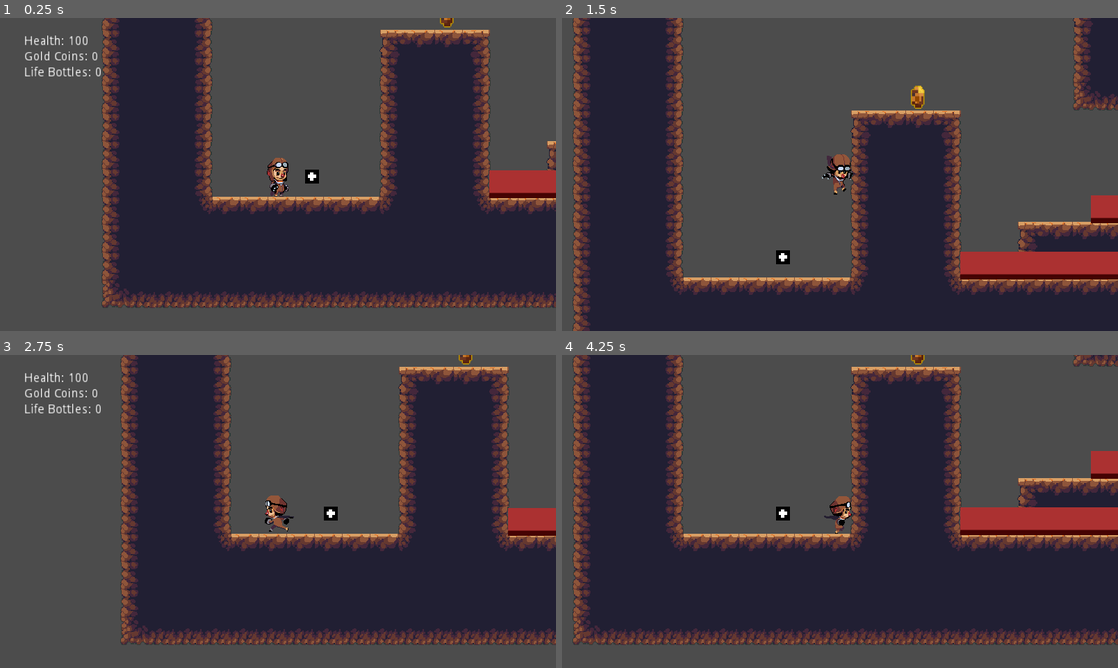
Above: before the commit, frames 1-4 (two rows, left to right).
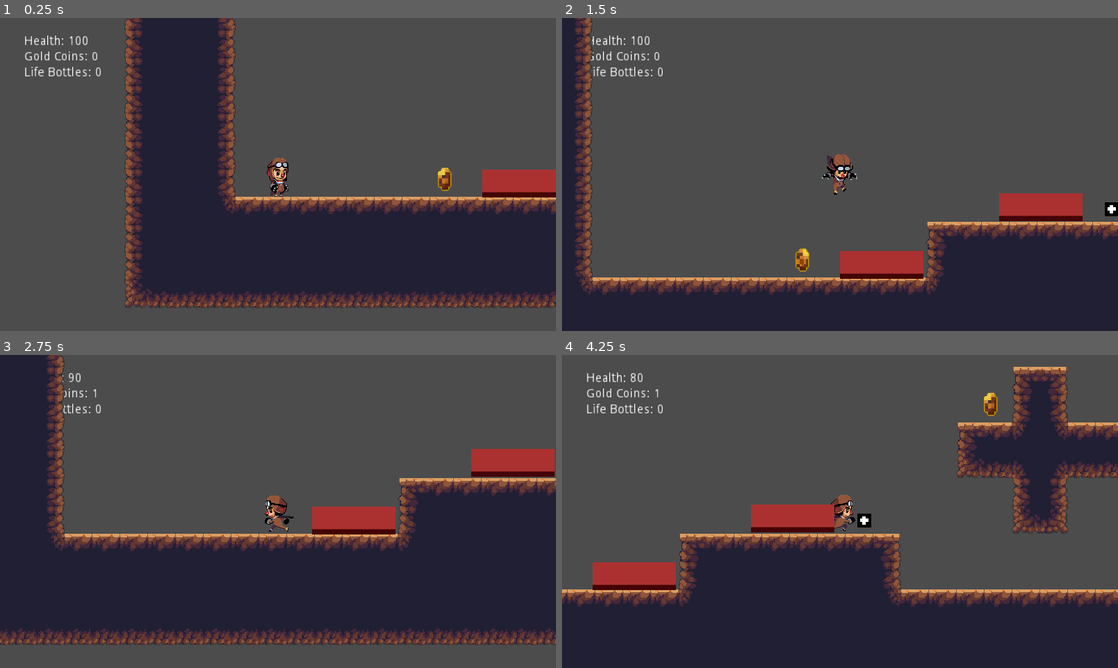
Above: after the commit, the same moments.

Repository: nordlightstudio/PlatformerLive
Game: Godot game, scene res://Game001.tscn
The game is run twice, just before and just after one commit, with the same random seed, the same clock (stepped at 60 frames per second) and the same inputs.
Inputs:
- Up to frame 1 (0.25 s): no input
- Up to frame 2 (1.5 s): hold Right (ui_right) from 0.53 s (still down); tap 1 (useLifeBottle) at 0.6, 1.35 s; tap Up (ui_up) at 0.77 s
- Up to frame 3 (2.75 s): tap Up (ui_up) at 1.52 s; release Right (ui_right) at 2.03 s; hold Left (ui_left) from 2.03 s (still down); tap 1 (useLifeBottle) at 2.1 s
- Up to frame 4 (4.25 s): release Left (ui_left) at 2.78 s; hold Right (ui_right) from 2.78 s (still down); tap 1 (useLifeBottle) at 2.85, 3.6 s; tap Up (ui_up) at 3.02, 3.77 s

The runs differ from the first frame. In frame 1, 25% of the frame differs, in the area x 18-100%, y 0-93%; in frame 2, 41%; in frame 3, 39%; in frame 4, 61%, in the area x 0-100%, y 0-100%.
Error in both runs: Invalid set index 'visible' (on base: 'Node') with value of type 'bool'. (res://Game001.gd:22)

Commit message:
Add_Switch1

Diff:
--- a/Platformer/Game001.tscn
+++ b/Platformer/Game001.tscn
@@ -1,18 +1,16 @@
-[gd_scene load_steps=5 format=2]
+[gd_scene load_steps=4 format=2]
 
 [ext_resource path="res://Game001.gd" type="Script" id=1]
 [ext_resource path="res://Levels/World001.tscn" type="PackedScene" id=2]
-[ext_resource path="res://Levels/World002.tscn" type="PackedScene" id=3]
-[ext_resource path="res://Player001.tscn" type="PackedScene" id=4]
+[ext_resource path="res://Player001.tscn" type="PackedScene" id=3]
 
 [node name="Game001" type="Node2D"]
 script = ExtResource( 1 )
 
 [node name="Level" type="Node" parent="."]
+editor/display_folded = true
 
 [node name="World001" parent="Level" instance=ExtResource( 2 )]
 
-[node name="World002" parent="Level" instance=ExtResource( 3 )]
-
-[node name="Player" parent="." instance=ExtResource( 4 )]
-position = Vector2( 203, 613 )
+[node name="Player001" parent="." instance=ExtResource( 3 )]
+position = Vector2( 177, 611 )
--- a/Platformer/Levels/World001.tscn
+++ b/Platformer/Levels/World001.tscn
@@ -1,9 +1,9 @@
 [gd_scene load_steps=5 format=2]
 
 [ext_resource path="res://DirtAutoTiles.tres" type="TileSet" id=1]
-[ext_resource path="res://Pickups/GoldCoin.tscn" type="PackedScene" id=2]
+[ext_resource path="res://Pickups/GoldCoin001.tscn" type="PackedScene" id=2]
 [ext_resource path="res://Traps/Trap001.tscn" type="PackedScene" id=3]
-[ext_resource path="res://Pickups/LifeBottle.tscn" type="PackedScene" id=4]
+[ext_resource path="res://Pickups/LifeBottle001.tscn" type="PackedScene" id=4]
 
 [node name="World001" type="Node"]
 
@@ -17,24 +17,36 @@
 
 [node name="GoldCoin" type="Node" parent="."]
 
+[node name="GoldCoin" parent="GoldCoin" instance=ExtResource( 2 )]
+position = Vector2( 368.321, 620.008 )
+
 [node name="GoldCoin2" parent="GoldCoin" instance=ExtResource( 2 )]
-position = Vector2( 733, 561 )
+position = Vector2( 870.466, 427.253 )
 
 [node name="GoldCoin3" parent="GoldCoin" instance=ExtResource( 2 )]
-position = Vector2( 863, 432 )
+position = Vector2( 1096.37, 238.181 )
+
+[node name="GoldCoin4" parent="GoldCoin" instance=ExtResource( 2 )]
+position = Vector2( 284.835, 238.181 )
 
 [node name="Traps" type="Node" parent="."]
 
-[node name="Trap01" parent="Traps" instance=ExtResource( 3 )]
-position = Vector2( 645, 561 )
+[node name="Trap001" parent="Traps" instance=ExtResource( 3 )]
+position = Vector2( 460.402, 624.919 )
 
-[node name="Trap02" parent="Traps" instance=ExtResource( 3 )]
-position = Vector2( 638, 238 )
+[node name="Trap002" parent="Traps" instance=ExtResource( 3 )]
+position = Vector2( 643.335, 558.621 )
+
+[node name="Trap003" parent="Traps" instance=ExtResource( 3 )]
+position = Vector2( 651.929, 239.409 )
 
 [node name="LifeBottle" type="Node" parent="."]
 
-[node name="LifeBottle2" parent="LifeBottle" instance=ExtResource( 4 )]
-position = Vector2( 1011, 618 )
+[node name="LifeBottle001" parent="LifeBottle" instance=ExtResource( 4 )]
+position = Vector2( 725.593, 561.076 )
 
-[node name="LifeBottle3" parent="LifeBottle" instance=ExtResource( 4 )]
-position = Vector2( 1065, 620 )
+[node name="LifeBottle002" parent="LifeBottle" instance=ExtResource( 4 )]
+position = Vector2( 1037.44, 616.324 )
+
+[node name="LifeBottle004" parent="LifeBottle" instance=ExtResource( 4 )]
+position = Vector2( 552.482, 245.547 )
--- a/Platformer/Levels/World002.tscn
+++ b/Platformer/Levels/World002.tscn
@@ -1,9 +1,9 @@
 [gd_scene load_steps=5 format=2]
 
 [ext_resource path="res://DirtAutoTiles.tres" type="TileSet" id=1]
-[ext_resource path="res://Pickups/GoldCoin.tscn" type="PackedScene" id=2]
+[ext_resource path="res://Pickups/GoldCoin001.tscn" type="PackedScene" id=2]
 [ext_resource path="res://Traps/Trap001.tscn" type="PackedScene" id=3]
-[ext_resource path="res://Pickups/LifeBottle.tscn" type="PackedScene" id=4]
+[ext_resource path="res://Pickups/LifeBottle001.tscn" type="PackedScene" id=4]
 
 [node name="World002" type="Node"]
 
@@ -17,24 +17,39 @@
 
 [node name="GoldCoin" type="Node" parent="."]
 
+[node name="GoldCoin" parent="GoldCoin" instance=ExtResource( 2 )]
+position = Vector2( 407, 432 )
+
 [node name="GoldCoin2" parent="GoldCoin" instance=ExtResource( 2 )]
-position = Vector2( 396.599, 432.087 )
+position = Vector2( 722, 301 )
 
 [node name="GoldCoin3" parent="GoldCoin" instance=ExtResource( 2 )]
-position = Vector2( 730.404, 303.087 )
+position = Vector2( 1061, 175 )
 
 [node name="Traps" type="Node" parent="."]
 
-[node name="Trap01" parent="Traps" instance=ExtResource( 3 )]
-position = Vector2( 493.988, 626.07 )
+[node name="Trap001" parent="Traps" instance=ExtResource( 3 )]
+position = Vector2( 495, 624 )
 
-[node name="Trap02" parent="Traps" instance=ExtResource( 3 )]
-position = Vector2( 590.118, 625.966 )
+[node name="Trap002" parent="Traps" instance=ExtResource( 3 )]
+position = Vector2( 591, 624 )
+
+[node name="Trap003" parent="Traps" instance=ExtResource( 3 )]
+position = Vector2( 686, 624 )
+
+[node name="Trap004" parent="Traps" instance=ExtResource( 3 )]
+position = Vector2( 781, 624 )
+
+[node name="Trap005" parent="Traps" instance=ExtResource( 3 )]
+position = Vector2( 876, 624 )
+
+[node name="Trap006" parent="Traps" instance=ExtResource( 3 )]
+position = Vector2( 971, 624 )
+
+[node name="Trap007" parent="Traps" instance=ExtResource( 3 )]
+position = Vector2( 1067, 623 )
 
 [node name="LifeBottle" type="Node" parent="."]
 
-[node name="LifeBottle2" parent="LifeBottle" instance=ExtResource( 4 )]
-position = Vector2( 242.434, 616.772 )
-
-[node name="LifeBottle3" parent="LifeBottle" instance=ExtResource( 4 )]
-position = Vector2( 916.443, 175.558 )
+[node name="LifeBottle001" parent="LifeBottle" instance=ExtResource( 4 )]
+position = Vector2( 898, 178 )
--- a/Platformer/Pickups/GoldCoin.tscn
+++ b/Platformer/Pickups/GoldCoin001.tscn
@@ -31,7 +31,7 @@
 [sub_resource type="CircleShape2D" id=3]
 radius = 10.9965
 
-[node name="GoldCoin" type="Area2D"]
+[node name="GoldCoin001" type="Area2D"]
 script = SubResource( 1 )
 __meta__ = {
 "_edit_group_": true
--- a/Platformer/Pickups/LifeBottle.tscn
+++ b/Platformer/Pickups/LifeBottle001.tscn
@@ -1,12 +1,12 @@
 [gd_scene load_steps=4 format=2]
 
-[ext_resource path="res://Pickups/LifeBottle.gd" type="Script" id=1]
+[ext_resource path="res://Pickups/LifeBottle001.gd" type="Script" id=1]
 [ext_resource path="res://Assets/Sprites/LifeBottle/LifeBottle.png" type="Texture" id=2]
 
 [sub_resource type="RectangleShape2D" id=1]
 extents = Vector2( 7.84098, 7.84604 )
 
-[node name="LifeBottle" type="Area2D"]
+[node name="LifeBottle001" type="Area2D"]
 script = ExtResource( 1 )
 __meta__ = {
 "_edit_group_": true
--- a/Platformer/Player001.tscn
+++ b/Platformer/Player001.tscn
@@ -1,33 +1,33 @@
 [gd_scene load_steps=14 format=2]
 
 [ext_resource path="res://Player001.gd" type="Script" id=1]
-[ext_resource path="res://Assets/Sprites/Player/Run0.png" type="Texture" id=2]
-[ext_resource path="res://Assets/Sprites/Player/Run1.png" type="Texture" id=3]
-[ext_resource path="res://Assets/Sprites/Player/Run2.png" type="Texture" id=4]
-[ext_resource path="res://Assets/Sprites/Player/Run3.png" type="Texture" id=5]
-[ext_resource path="res://Assets/Sprites/Player/Run4.png" type="Texture" id=6]
-[ext_resource path="res://Assets/Sprites/Player/Run7.png" type="Texture" id=7]
-[ext_resource path="res://Assets/Sprites/Player/Idle0.png" type="Texture" id=8]
-[ext_resource path="res://Assets/Sprites/Player/Jump4.png" type="Texture" id=9]
+[ext_resource path="res://Assets/Sprites/Player/Idle0.png" type="Texture" id=2]
+[ext_resource path="res://Assets/Sprites/Player/Jump4.png" type="Texture" id=3]
+[ext_resource path="res://Assets/Sprites/Player/Run0.png" type="Texture" id=4]
+[ext_resource path="res://Assets/Sprites/Player/Run1.png" type="Texture" id=5]
+[ext_resource path="res://Assets/Sprites/Player/Run2.png" type="Texture" id=6]
+[ext_resource path="res://Assets/Sprites/Player/Run3.png" type="Texture" id=7]
+[ext_resource path="res://Assets/Sprites/Player/Run4.png" type="Texture" id=8]
+[ext_resource path="res://Assets/Sprites/Player/Run7.png" type="Texture" id=9]
 [ext_resource path="res://Assets/Sprites/Player/Jump0.png" type="Texture" id=10]
 [ext_resource path="res://UI.tscn" type="PackedScene" id=11]
 
 [sub_resource type="SpriteFrames" id=1]
 animations = [ {
-"frames": [ ExtResource( 2 ), ExtResource( 3 ), ExtResource( 4 ), ExtResource( 5 ), ExtResource( 6 ), ExtResource( 7 ) ],
-"loop": true,
-"name": "Run",
-"speed": 10.0
-}, {
-"frames": [ ExtResource( 8 ) ],
+"frames": [ ExtResource( 2 ) ],
 "loop": true,
 "name": "Idle",
 "speed": 5.0
 }, {
-"frames": [ ExtResource( 9 ) ],
+"frames": [ ExtResource( 3 ) ],
 "loop": true,
 "name": "Fall",
 "speed": 5.0
+}, {
+"frames": [ ExtResource( 4 ), ExtResource( 5 ), ExtResource( 6 ), ExtResource( 7 ), ExtResource( 8 ), ExtResource( 9 ) ],
+"loop": true,
+"name": "Run",
+"speed": 10.0
 }, {
 "frames": [ ExtResource( 10 ) ],
 "loop": true,
Renamed: Platformer/Pickups/LifeBottle.gd -> Platformer/Pickups/LifeBottle001.gd
